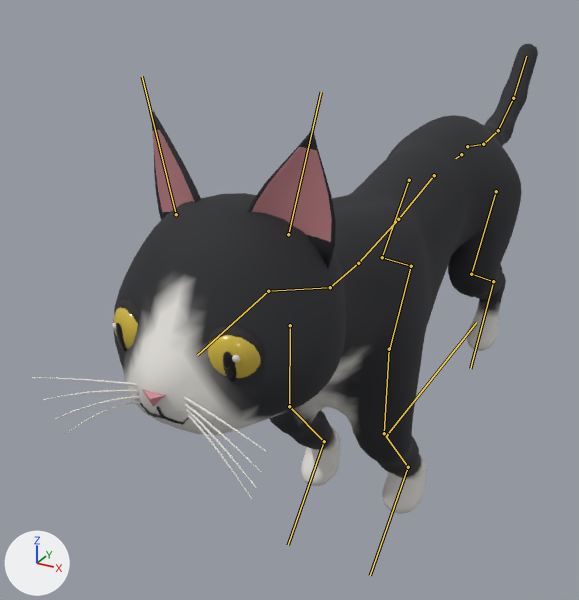
What one commit did to the glTF model models/cat/out/Cat.glb.
Before and after are seen from a camera (50 mm lens) standing at (0.256, -0.68, 0.498) and looking at (-0.098, -0.036, 0.176). Lighting does not change. The marker at lower left points along +X, +Y and +Z. The picture after the commit comes second. Both versions are drawn at frame 10 of the action 'Jump'; the numbers are the values there. The bones that bend it are drawn over the model as lines.

Names of what the first picture shows: 'Cat'.
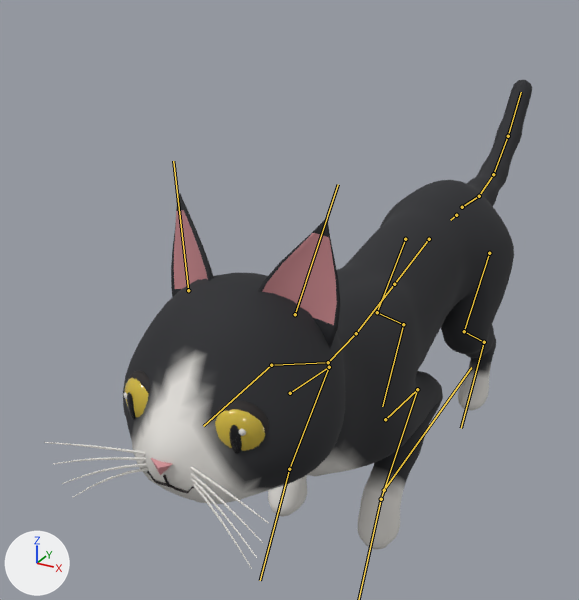
Boxes [x1, y1, x2, y2] around the edits, measured in the pictures (579 x 600 px):
'Cat', posed
    before: [32, 44, 538, 514]
    after: [44, 80, 532, 569]
bone 'Root', root to tip
    before: (387, 435) to (476, 322)
    after: (384, 490) to (471, 367)
bone 'Hips', root to tip
    before: (461, 154) to (455, 158)
    after: (456, 215) to (450, 220)
bone 'Spine2', root to tip
    before: (398, 219) to (358, 263)
    after: (394, 284) to (356, 333)
bone 'Neck', root to tip
    before: (330, 287) to (268, 291)
    after: (328, 362) to (271, 365)
bone 'Ear.L', root to tip
    before: (288, 234) to (321, 92)
    after: (295, 314) to (338, 184)
bone 'Ear.R', root to tip
    before: (176, 214) to (142, 76)
    after: (188, 290) to (173, 161)
bone 'UpperArm.L', root to tip
    before: (389, 349) to (384, 433)
    after: (385, 419) to (417, 389)
bone 'Forearm.L', root to tip
    before: (384, 433) to (408, 467)
    after: (417, 389) to (381, 499)
bone 'UpperArm.R', root to tip
    before: (290, 325) to (289, 406)
    after: (290, 393) to (329, 367)
bone 'Forearm.R', root to tip
    before: (289, 406) to (324, 441)
    after: (329, 367) to (289, 469)
bone 'Paw.R', root to tip
    before: (324, 441) to (288, 545)
    after: (289, 469) to (260, 580)
bone 'Tail1', root to tip
    before: (467, 146) to (483, 144)
    after: (462, 207) to (479, 196)
bone 'Tail2', root to tip
    before: (483, 144) to (498, 130)
    after: (479, 196) to (493, 174)
bone 'Tail4', root to tip
    before: (513, 98) to (526, 56)
    after: (508, 136) to (521, 92)
bone 'Thigh.L', root to tip
    before: (496, 191) to (471, 274)
    after: (489, 253) to (464, 331)
bone 'Foot.L', root to tip
    before: (493, 281) to (470, 368)
    after: (484, 342) to (461, 428)
bone 'Thigh.R', root to tip
    before: (409, 180) to (382, 257)
    after: (405, 239) to (377, 312)
bone 'Foot.R', root to tip
    before: (411, 266) to (389, 349)
    after: (403, 324) to (382, 406)

The edits, one by one:
Bone 'Root' (bone_root) moves from (0.0, 0.0, 0.028) to (0.0, 0.0, -0.043).
Bone 'Hips' (bone_hips) turns from (6, 0, 0) to (4, 0, 0) degrees about its own x, y and z.
Bone 'Spine2' (bone_spine2) turns from (-2, 0, 0) to (0, 0, 0) degrees about its own x, y and z.
Bone 'Neck' (bone_neck) turns from (13, 0, 0) to (7, 0, 0) degrees about its own x, y and z.
Bone 'Ear.L' (bone_ear_l) turns from (0, 0, 0) to (7, 0, 0) degrees about its own x, y and z.
Bone 'Ear.R' (bone_ear_r) turns from (0, 0, 0) to (7, 0, 0) degrees about its own x, y and z.
Bone 'UpperArm.L' (bone_upperarm_l) turns from (-36, 0, 0) to (46, 0, 0) degrees about its own x, y and z.
Bone 'Forearm.L' (bone_forearm_l) turns from (77, 0, 0) to (-96, 0, 0) degrees about its own x, y and z.
Bone 'Paw.L' (bone_paw_l) turns from (-47, 0, 0) to (62, 0, 0) degrees about its own x, y and z.
Bone 'UpperArm.R' (bone_upperarm_r) turns from (-36, 0, 0) to (46, 0, 0) degrees about its own x, y and z.
Bone 'Forearm.R' (bone_forearm_r) turns from (77, 0, 0) to (-96, 0, 0) degrees about its own x, y and z.
Bone 'Paw.R' (bone_paw_r) turns from (-47, 0, 0) to (62, 0, 0) degrees about its own x, y and z.
Bone 'Tail1' (bone_tail1) turns from (-15, 0, 0) to (-9, 0, 0) degrees about its own x, y and z.
Bone 'Tail2' (bone_tail2) turns from (-11, 0, 0) to (-9, 0, 0) degrees about its own x, y and z.
Bone 'Tail4' (bone_tail4) turns from (-5, 0, 0) to (-9, 0, 0) degrees about its own x, y and z.
Bone 'Thigh.L' (bone_thigh_l) turns from (-21, 0, 0) to (-25, 0, 0) degrees about its own x, y and z.
Bone 'Foot.L' (bone_foot_l) turns from (-19, 0, 0) to (-15, 0, 0) degrees about its own x, y and z.
Bone 'Thigh.R' (bone_thigh_r) turns from (-21, 0, 0) to (-25, 0, 0) degrees about its own x, y and z.
Bone 'Foot.R' (bone_foot_r) turns from (-19, 0, 0) to (-15, 0, 0) degrees about its own x, y and z.
